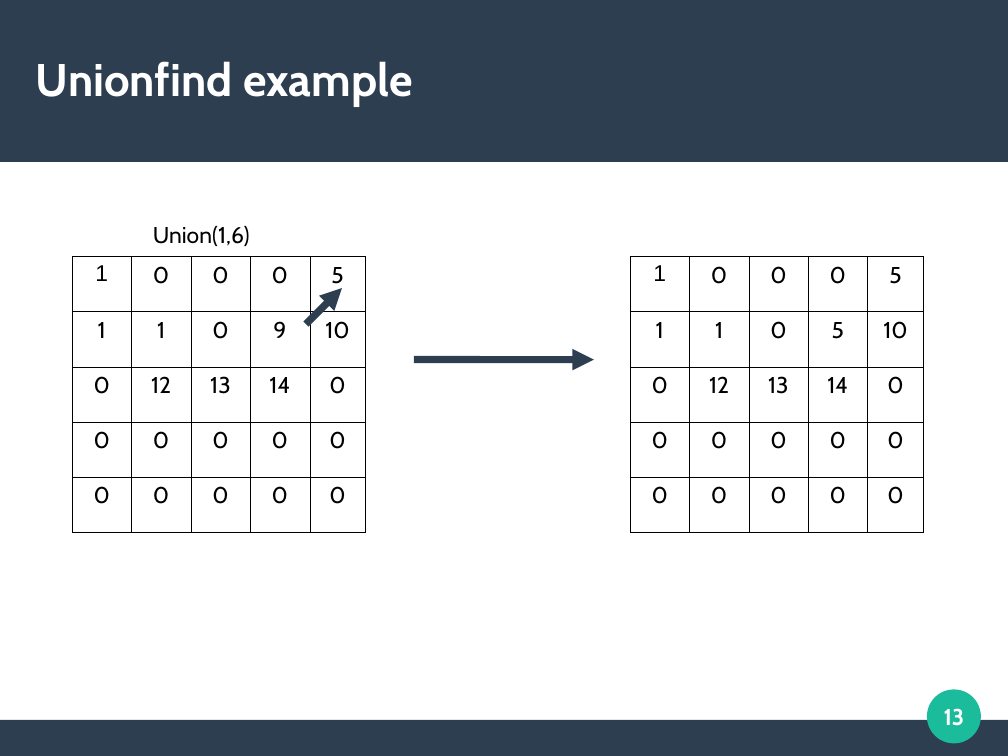
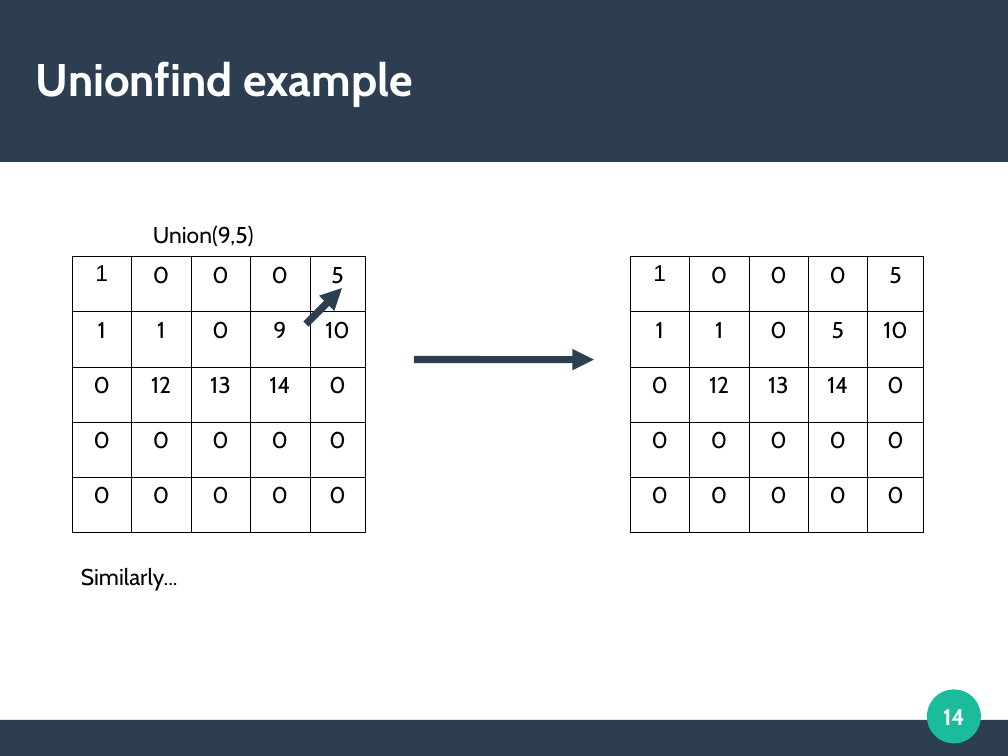
Before and after one commit to cycraig/ConnectedComponentsLabelling, a slide deck: slide 14 of presentation/Presentation.odp (slide 13 before the commit). Drawn at 1008x756 pixels with LibreOffice and Linux fonts; fonts in the diff are those of the drawing. Boxes give left, top, right and bottom in pixels: in the first picture for what was removed or moved away, otherwise in the second. Text is boxed around its words. In the diff, an @@ line names an element or a change of style, - is before the commit and + after.

```diff
--- a/presentation/Presentation.odp
+++ b/presentation/Presentation.odp
@@ text at (x1=153, y1=226, x2=254, y2=246): text changed @@
-Union(1,6)
+Union(9,5)
@@ text added at (x1=81, y1=568, x2=178, y2=591), 18 pt, text #000000 @@
+Similarly...
@@ page number at (x1=943, y1=709, x2=965, y2=725): text changed @@
-13
+14
```
Also in this commit, not shown: 6 other slides changed, 8 slides added.
